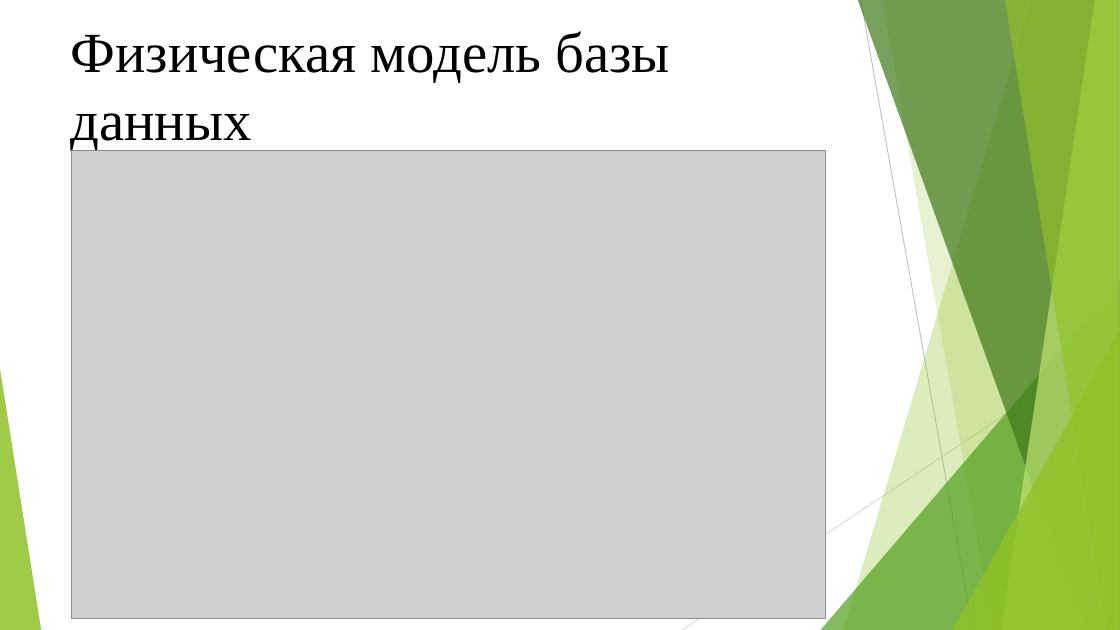
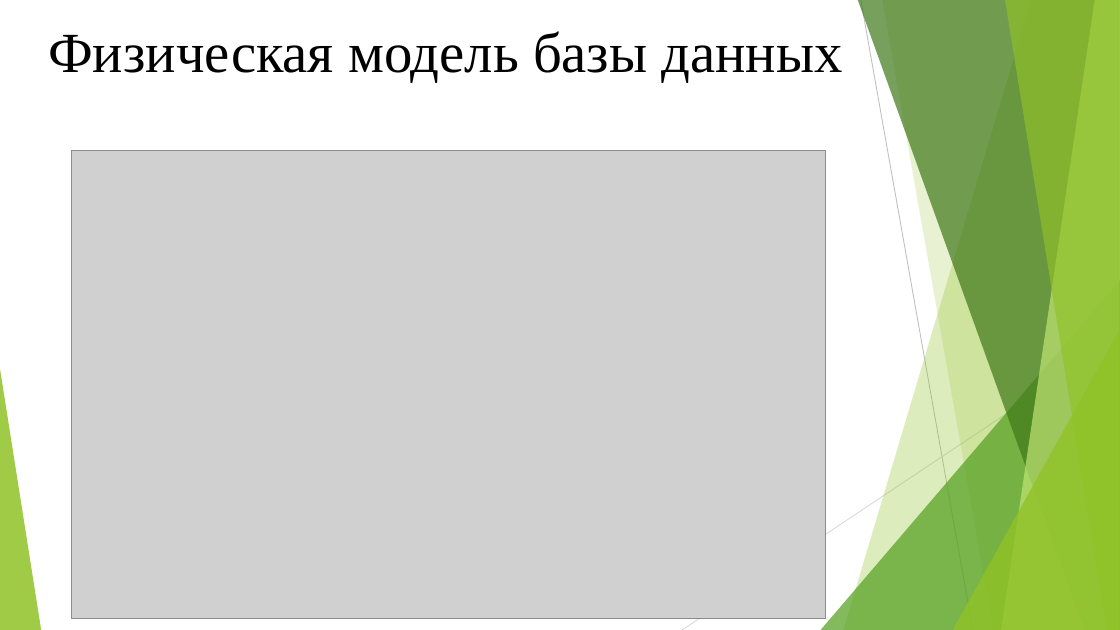
Before and after one commit to ZexaZexaDubrovskiy/Course2v2, a slide deck: slide 3 of Material/Для выступления/выступление.pptx (slide 4 before the commit). Drawn at 1120x630 pixels with LibreOffice and Linux fonts; fonts in the diff are those of the drawing; grey boxes stand for pictures. Boxes give left, top, right and bottom in pixels: in the first picture for what was removed or moved away, otherwise in the second. Text is boxed around its words. In the diff, an @@ line names an element or a change of style, - is before the commit and + after.

```diff
--- a/Material/Для выступления/выступление.pptx
+++ b/Material/Для выступления/выступление.pptx
@@ title "Физическая модель базы данных" rewrapped from (71,31,669,151) to (48,31,843,83) @@
```
Also in this commit, not shown: 2 other slides changed, 1 slide added, 2 slides removed, 1 other file.
